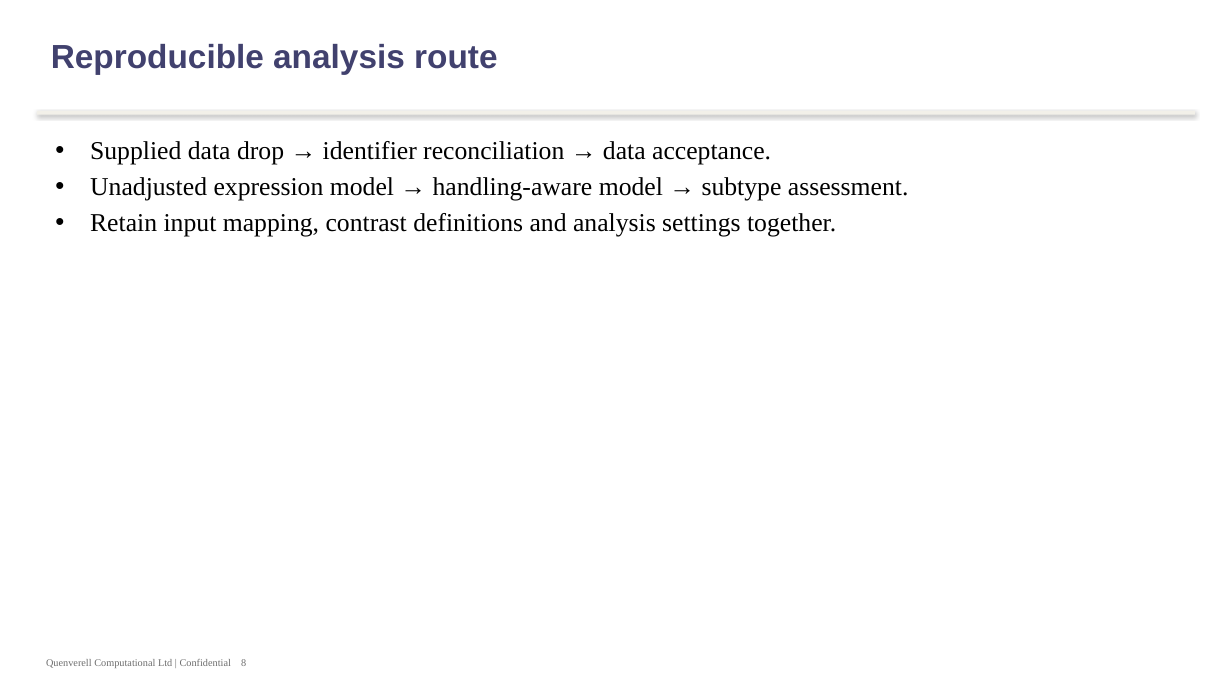
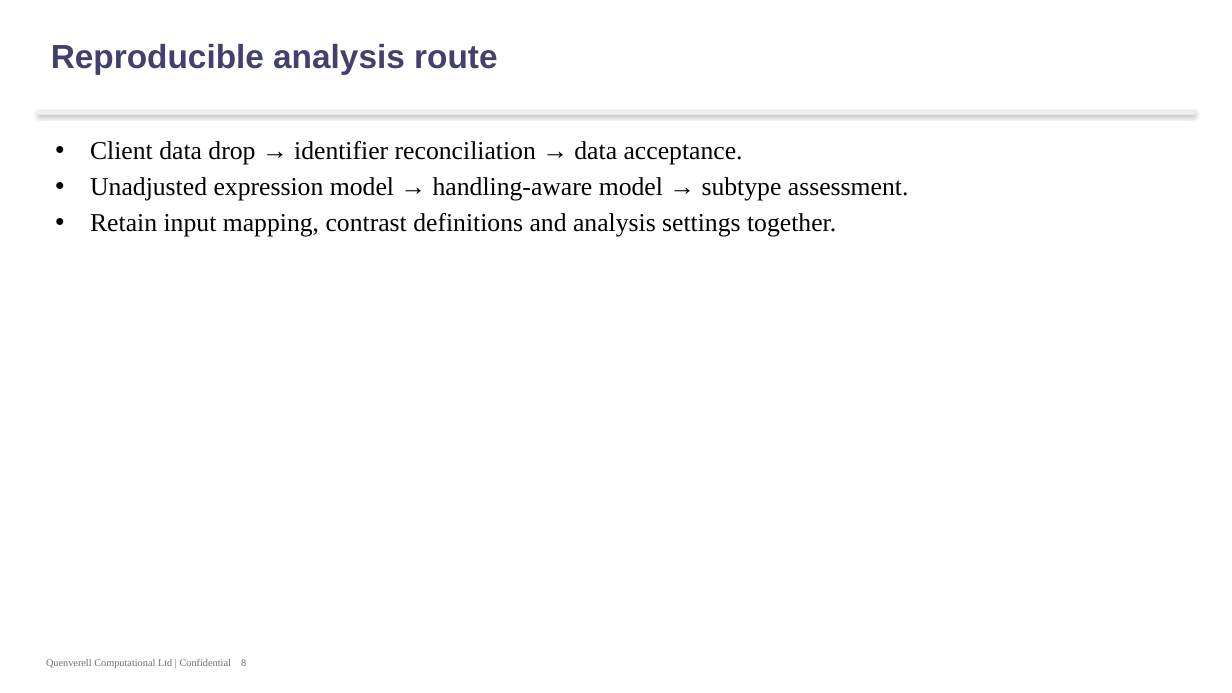
Before and after one commit to 60xAI/portco-mock-dataset, a slide deck: slide 8 of output/archive/QuenverellData/engagements/qv.11.073/readouts/rc3-rnaseq-batch-model-v4.pptx. Drawn at 1232x693 pixels with LibreOffice and Linux fonts; fonts in the diff are those of the drawing. Boxes give left, top, right and bottom in pixels: in the first picture for what was removed or moved away, otherwise in the second. Text is boxed around its words. In the diff, an @@ line names an element or a change of style, - is before the commit and + after.

Commit message:
D-001: client data drop wording

```diff
--- a/output/archive/QuenverellData/engagements/qv.11.073/readouts/rc3-rnaseq-batch-model-v4.pptx
+++ b/output/archive/QuenverellData/engagements/qv.11.073/readouts/rc3-rnaseq-batch-model-v4.pptx
@@ text at <box>90,141,743,165</box>: text changed @@
-• Supplied data drop → identifier reconciliation → data acceptance.
+• Client data drop → identifier reconciliation → data acceptance.
```
Also in this commit, not shown: 1 other file.
